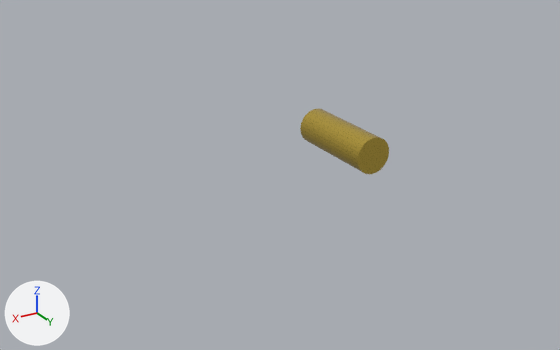
Before and after pictures for a commit that changed the FBX model apps/web-client/public/assets/models/units/CO_LeiheGunship.fbx.
Camera for both pictures: a 50 mm camera at (16.2, 22.4, 12.0) aimed at (2.5, -0.4, 0.6). Every picture has the same lights, and +X, +Y and +Z are marked at lower left. The older version comes first. Objects named as collision shapes, trigger or cutter boxes, shadow casters or lower levels of detail are left out. Where no turn or scale is listed for an object, it has been applied to the vertices.
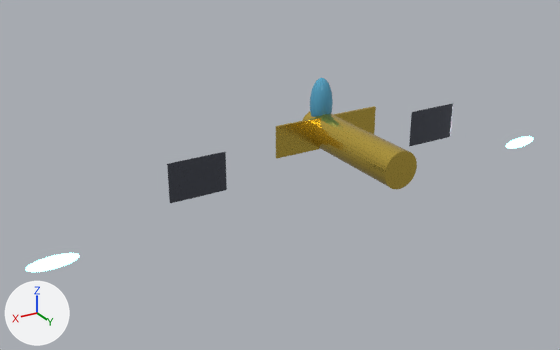
The newer file is also rescaled (x0.786), turned or shifted as a whole; pictures and numbers use the older file's frame.

Pixel boxes (x1, y1, x2, y2) of what changed, in the pictures (560 x 350 px):
'Cylinder', moved, rescaled (29% wider, 20% taller)
    before: (300, 109, 389, 174)
    after: (302, 111, 417, 189)
'Cylinder.003', added
    after: (167, 152, 227, 203)
'Cube', added (yellow)
    after: (276, 106, 376, 159)
'Cylinder.001', added
    after: (409, 103, 453, 146)
'Sphere', added (cyan)
    after: (310, 78, 333, 117)
'Cylinder.004', added
    after: (25, 253, 80, 272)
'Cylinder.002', added
    after: (506, 136, 533, 149)

The edits, one by one:
Material 'Mat_CoalitionTeal' (mat_mat_coalitionteal) is new.
Its base color is (0.05, 0.85, 0.75) (cyan #3fede1).
Its metallic is 0.5.
Its roughness is 0.15.
Its emission color is (0.1, 0.95, 0.85) (cyan #59f9ed).
Its emission strength is 10.0.
Material 'Mat_DarkSteel' (mat_mat_darksteel) is new.
Its base color is (0.12, 0.13, 0.16) (grey #61656f).
Its metallic is 0.9.
Its roughness is 0.25.
Material 'Mat_Glass' (mat_mat_glass) is new.
Its base color is (0.1, 0.4, 0.6) (cyan #59aacb).
Its metallic is 0.1.
Its roughness is 0.1.
me_cylinder is used by ob_cylinder; location (0.0, 0.0, 1.6).
me_cylinder had 64 vertices, 34 faces and spanned x -0.7..0.7, y -1.9..1.9, z -0.7..0.7.
me_cylinder now has 64 vertices, 34 faces and spans x -0.7..0.7, y -1.9..3.45, z -0.7..0.7.
me_cylinder part 1: the whole mesh is scaled about its middle by (1, 1.41, 1), then moved by (0.0, 0.77, 0.0).
Mesh me_cylinder_004 is new.
It has 64 vertices, 34 faces and spans x -0.92..0.92, y -0.01..0.01, z -0.25..0.25.
It uses material mat_mat_coalitionteal (cyan #3fede1, glowing cyan #59f9ed).
Mesh me_cube_001 is new.
It is a box spanning x -2.29..2.29, y -0.05..0.05, z -0.64..0.64.
It uses material mat_mat_coalitiongold (yellow #e7c859).
Mesh me_cylinder_001 is new.
It has 64 vertices, 34 faces and spans x -1.15..1.15, y -0.03..0.03, z -0.76..0.76.
It uses material mat_mat_darksteel (grey #61656f).
Mesh me_sphere is new.
It is a UV sphere (32 segments, 16 rings, poles along y) spanning x -0.46..0.46, y -0.4..0.4, z -1.03..1.03.
It uses material mat_mat_glass (cyan #59aacb).
Object 'Cylinder.004' (ob_cylinder_004) is new; it shows me_cylinder_004.
Its location is (11.0, -1.1, -1.01).
Object 'Cube' (ob_cube) is new; it shows me_cube_001.
Its location is (0.0, -1.07, 1.6).
Object 'Cylinder.001' (ob_cylinder_001) is new; it shows me_cylinder_001.
Its location is (-5.5, -1.22, 0.84).
Object 'Sphere' (ob_sphere) is new; it shows me_sphere.
Its location is (0.0, -1.52, 2.62).
Object 'Cylinder.002' (ob_cylinder_002) is new; it shows a copy of me_cylinder_004.
Its location is (-11.0, -1.1, -1.01).
Object 'Cylinder.003' (ob_cylinder_003) is new; it shows a copy of me_cylinder_001.
Its location is (5.5, -1.22, 0.84).
